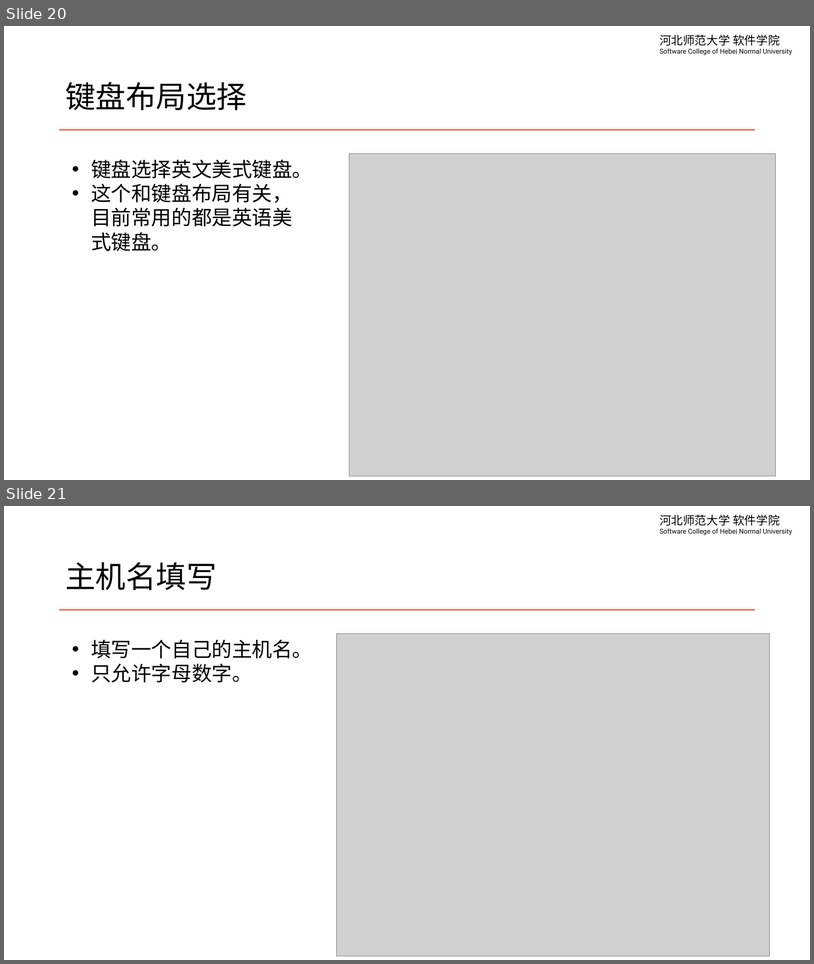
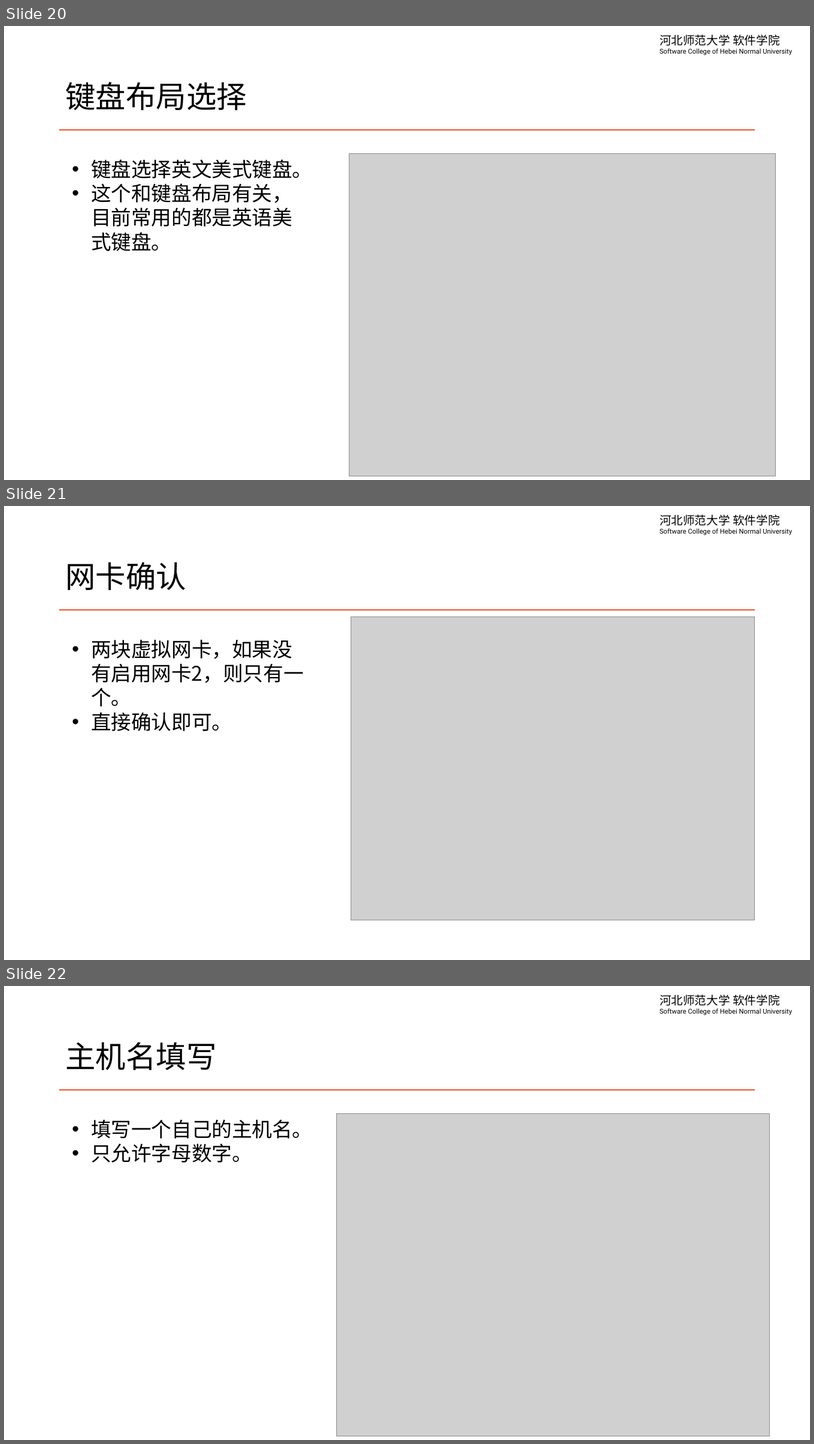
Before and after one commit to edu2act/course-linux-system, a slide deck: materials/slides/ch01-linux-history-and-install.pptx. Shown one above the other, each under a label of ours: slides 20 and 21 before the commit, slides 20, 21 and 22 after it. The pictures are 814x964 and 814x1444 pixels, drawn with LibreOffice and Linux fonts; fonts in the diff are those of the drawing; grey boxes stand for pictures. Boxes give left, top, right and bottom in pixels: in the first picture for what was removed or moved away, otherwise in the second. Text is boxed around its words. In the diff, an @@ line names an element or a change of style, - is before the commit and + after.

```diff
--- a/materials/slides/ch01-linux-history-and-install.pptx
+++ b/materials/slides/ch01-linux-history-and-install.pptx
@@ slide 21 added at (4,506,810,960), background #FFFFFF; not listed: 2 template elements that a slide beside it also shows @@
@@ title added at (65,562,186,590), 36 pt, text #000000 @@
+网卡确认
@@ picture added at (351,617,755,921) @@
@@ text added at (91,639,304,731), 24 pt, text #000000 @@
+• 两块虚拟网卡，如果没有启用网卡2，则只有一个。
+• 直接确认即可。
@@ what was slide 21 is now slide 22 @@
```
Also in this commit, not shown: 4 slides changed, 4 other slides added, 1 other file.
